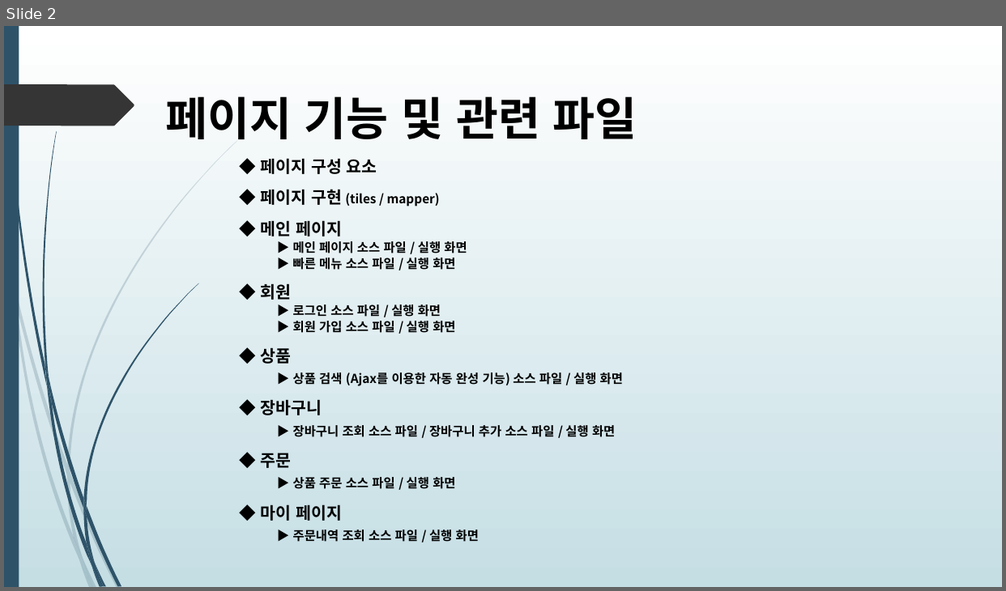
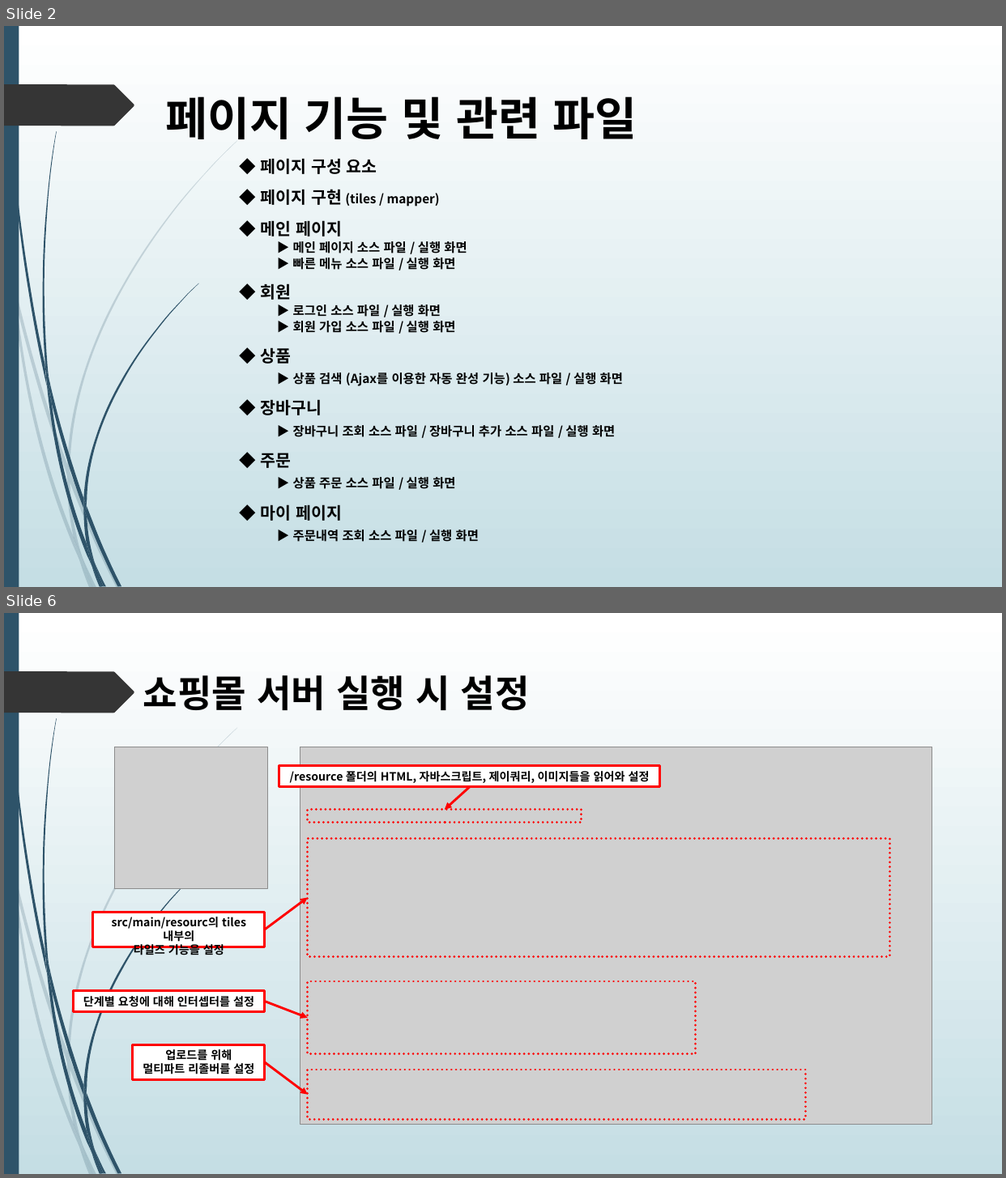
Before and after one commit to himediaai/DongOuk, a slide deck: 쇼핑몰.pptx. Shown one above the other, each under a label of ours: slide 2 before the commit, slides 2 and 6 after it; the slides between them are not shown. The pictures are 1006x591 and 1006x1178 pixels, drawn with LibreOffice and Linux fonts; fonts in the diff are those of the drawing; grey boxes stand for pictures. Boxes give left, top, right and bottom in pixels: in the first picture for what was removed or moved away, otherwise in the second. Text is boxed around its words. In the diff, an @@ line names an element or a change of style, - is before the commit and + after.

```diff
--- a/쇼핑몰.pptx
+++ b/쇼핑몰.pptx
@@ slide 6 added at [4,613,1002,1174], background gradient #FFFFFF to #C5DEE5; not listed: 24 template elements that a slide beside it also shows @@
@@ text added at [143,675,530,710], 36 pt, text #000000, bold @@
+쇼핑몰 서버 실행 시 설정
@@ picture added at [115,747,267,888] @@
@@ picture added at [300,747,932,1125] @@
@@ rectangle added at [279,766,660,787], fill #FFFFFF, outline #FF0000 2.25 pt, 11 pt, text #000000, bold @@
+/resource 폴더의 HTML, 자바스크립트, 제이쿼리, 이미지들을 읽어와 설정
@@ arrow added from (470, 787) to (445, 810), #FF0000 2.25 pt @@
@@ rectangle added at [308,810,582,823], outline #FF0000 2.25 pt dashed @@
@@ rectangle added at [308,838,890,956], outline #FF0000 2.25 pt dashed @@
@@ arrow added from (265, 930) to (308, 897), #FF0000 2.25 pt @@
@@ rectangle added at [93,912,266,947], fill #FFFFFF, outline #FF0000 2.25 pt, 11 pt, text #000000, bold @@
+src/main/resourc의 tiles내부의
+타일즈 기능을 설정
@@ rectangle added at [73,991,265,1013], fill #FFFFFF, outline #FF0000 2.25 pt, 11 pt, text #000000, bold @@
+단계별 요청에 대해 인터셉터를 설정
@@ rectangle added at [308,982,696,1054], outline #FF0000 2.25 pt dashed @@
@@ arrow added from (265, 1002) to (308, 1018), #FF0000 2.25 pt @@
@@ rectangle added at [133,1045,265,1080], fill #FFFFFF, outline #FF0000 2.25 pt, 11 pt, text #000000, bold @@
+업로드를 위해
+멀티파트 리졸버를 설정
@@ arrow added from (265, 1063) to (308, 1095), #FF0000 2.25 pt @@
@@ rectangle added at [308,1070,806,1119], outline #FF0000 2.25 pt dashed @@
```
Also in this commit, not shown: 3 slides changed, 6 other slides added, 1 slide removed.
